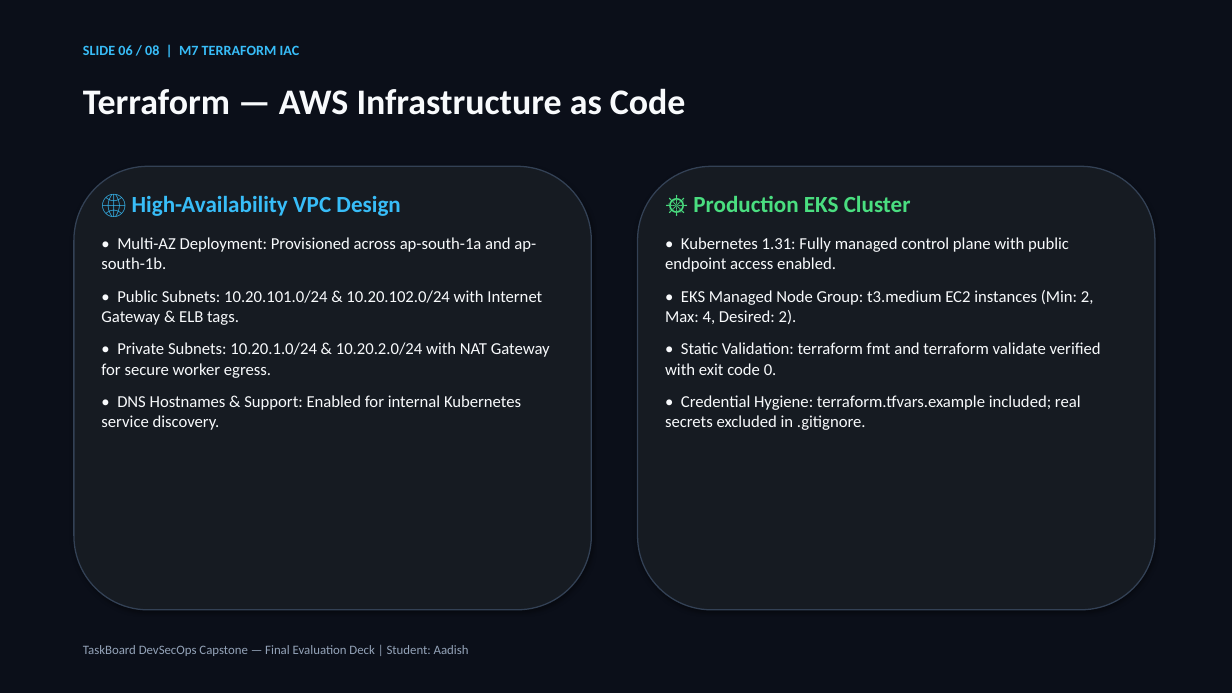
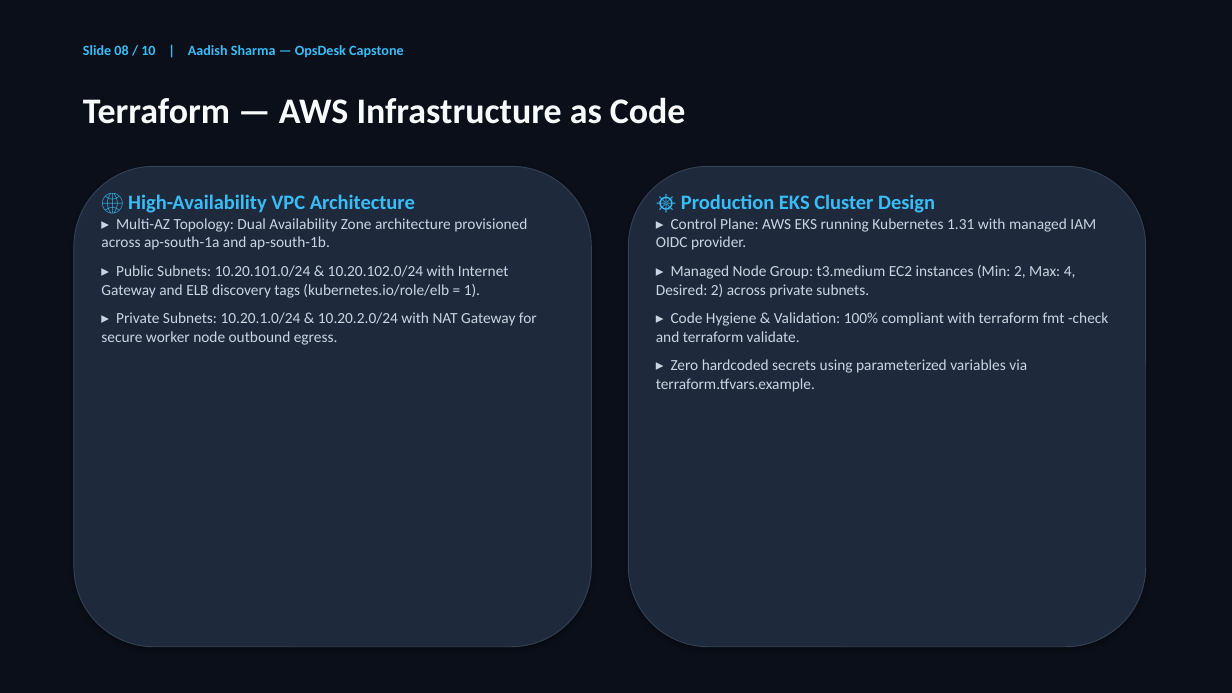
Before and after one commit to Aadish2006/devsecops-capstone, a slide deck: slide 8 of presentation.pptx (slide 6 before the commit). Drawn at 1232x693 pixels with LibreOffice and Linux fonts; fonts in the diff are those of the drawing. Boxes give left, top, right and bottom in pixels: in the first picture for what was removed or moved away, otherwise in the second. Text is boxed around its words. In the diff, an @@ line names an element or a change of style, - is before the commit and + after.

Commit message:
docs(presentation): update presentation slide deck to 10-slide OpsDesk Incident Command Center (PDF and PPTX)

```diff
--- a/presentation.pptx
+++ b/presentation.pptx
@@ rectangle at (0, 0, 1232, 693): outline none to #0B0F19 0.75 pt @@
@@ text at (83, 45, 404, 58): text changed @@
-SLIDE 06 / 08 | M7 TERRAFORM IAC
+Slide 08 / 10 | Aadish Sharma — OpsDesk Capstone
@@ text "Terraform — AWS Infrastructure as ...": place and size @@
-text "Terraform — AWS Infrastructure as ..." at (83, 88, 686, 115)
+text "Terraform — AWS Infrastructure as ..." at (83, 97, 686, 124)
@@ rounded rectangle: place and size @@
-rounded rectangle at (74, 166, 592, 610)
+rounded rectangle at (74, 166, 592, 647)
@@ rounded rectangle at (74, 166, 592, 647): fill #161B22 to #1E293B; outline #334155 1 pt to #334155 0.75 pt @@
@@ rounded rectangle at (628, 166, 1146, 647): fill #161B22 to #1E293B; outline #334155 1 pt to #334155 0.75 pt @@
@@ rounded rectangle: place and size @@
-rounded rectangle at (638, 166, 1155, 610)
+rounded rectangle at (628, 166, 1146, 647)
@@ text at (101, 194, 537, 345): text changed; size 13 to 12 pt; text colour #F8FAFC to #CBD5E1 @@
-🌐 High-Availability VPC Design
-• Multi-AZ Deployment: Provisioned across ap-south-1a and ap-south-1b.
-• Public Subnets: 10.20.101.0/24 & 10.20.102.0/24 with Internet Gateway & ELB tags.
-• Private Subnets: 10.20.1.0/24 & 10.20.2.0/24 with NAT Gateway for secure worker egress.
-• DNS Hostnames & Support: Enabled for internal Kubernetes service discovery.
+🌐 High-Availability VPC Architecture
+▸ Multi-AZ Topology: Dual Availability Zone architecture provisioned across ap-south-1a and ap-south-1b.
+▸ Public Subnets: 10.20.101.0/24 & 10.20.102.0/24 with Internet Gateway and ELB discovery tags (kubernetes.io/role/elb = 1).
+▸ Private Subnets: 10.20.1.0/24 & 10.20.2.0/24 with NAT Gateway for secure worker node outbound egress.
@@ text at (656, 194, 1108, 392): text changed; size 13 to 12 pt; text colour #F8FAFC to #CBD5E1 @@
-☸️ Production EKS Cluster
-• Kubernetes 1.31: Fully managed control plane with public endpoint access enabled.
-• EKS Managed Node Group: t3.medium EC2 instances (Min: 2, Max: 4, Desired: 2).
-• Static Validation: terraform fmt and terraform validate verified with exit code 0.
-• Credential Hygiene: terraform.tfvars.example included; real secrets excluded in .gitignore.
+☸️ Production EKS Cluster Design
+▸ Control Plane: AWS EKS running Kubernetes 1.31 with managed IAM OIDC provider.
+▸ Managed Node Group: t3.medium EC2 instances (Min: 2, Max: 4, Desired: 2) across private subnets.
+▸ Code Hygiene & Validation: 100% compliant with terraform fmt -check and terraform validate.
+▸ Zero hardcoded secrets using parameterized variables via terraform.tfvars.example.
@@ text removed at (83, 645, 469, 656) @@
-TaskBoard DevSecOps Capstone — Final Evaluation Deck | Student: Aadish
```
Also in this commit, not shown: 4 other slides changed, 5 slides added, 3 slides removed, 1 other file.
